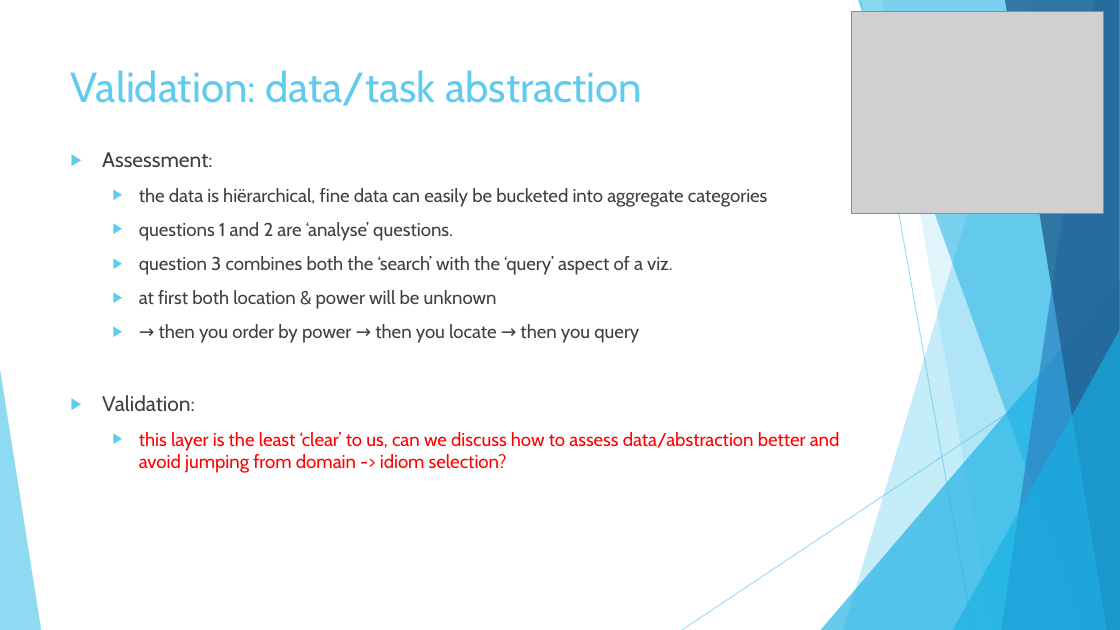
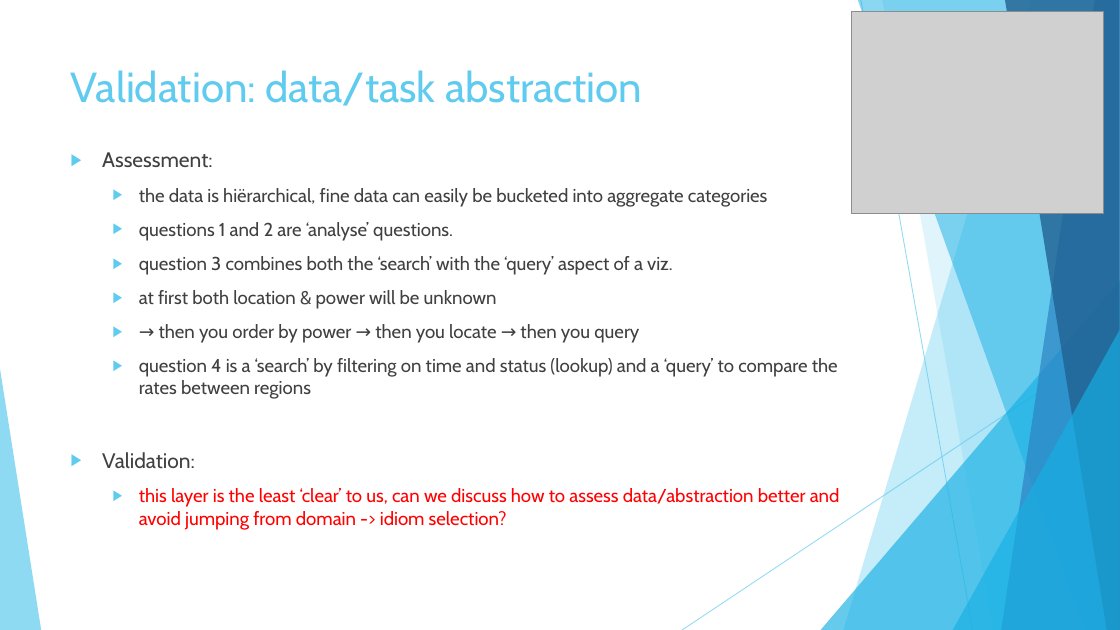
Before and after one commit to jorritvm/infovis, a slide deck: slide 6 of doc/midterm_presentation/group2_midterm_presentation.pptx. Drawn at 1120x630 pixels with LibreOffice and Linux fonts; fonts in the diff are those of the drawing; grey boxes stand for pictures. Boxes give left, top, right and bottom in pixels: in the first picture for what was removed or moved away, otherwise in the second. Text is boxed around its words. In the diff, an @@ line names an element or a change of style, - is before the commit and + after.

```diff
--- a/doc/midterm_presentation/group2_midterm_presentation.pptx
+++ b/doc/midterm_presentation/group2_midterm_presentation.pptx
@@ text at bbox=[139, 358, 838, 399]: paragraph added @@
+  ▶ question 4 is a ‘search’ by filtering on time and status (lookup) and a ‘query’ to compare the rates between regions
```
Also in this commit, not shown: 2 other slides changed, 1 other file.
